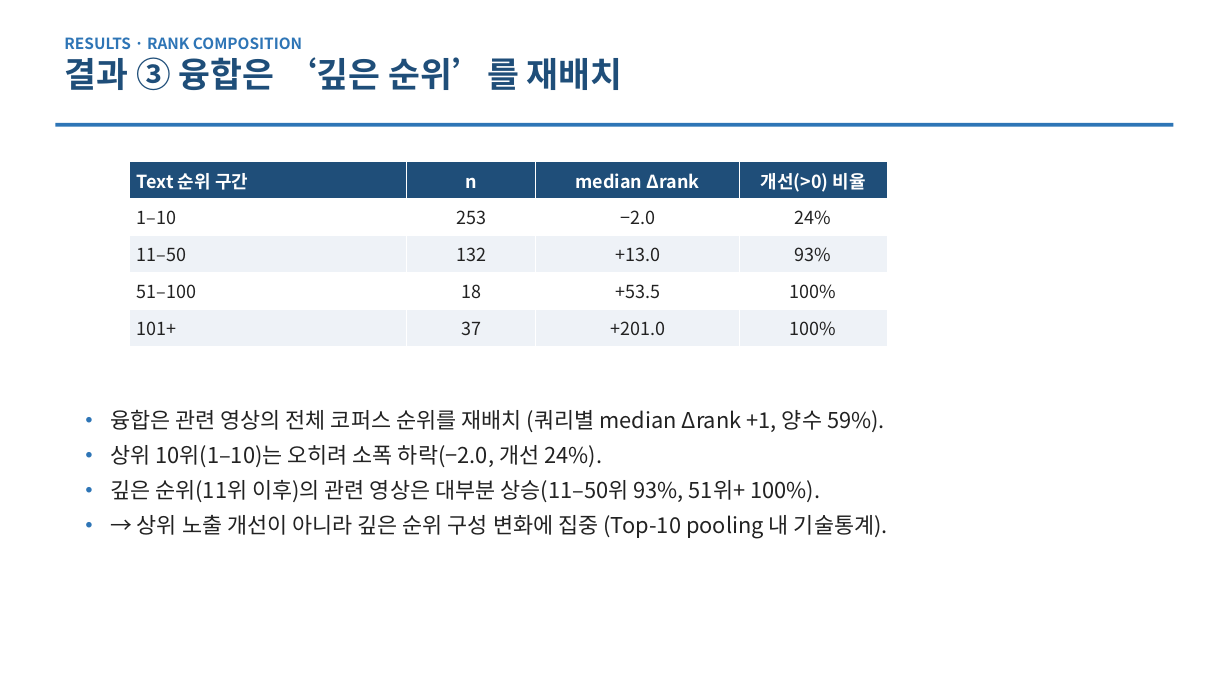
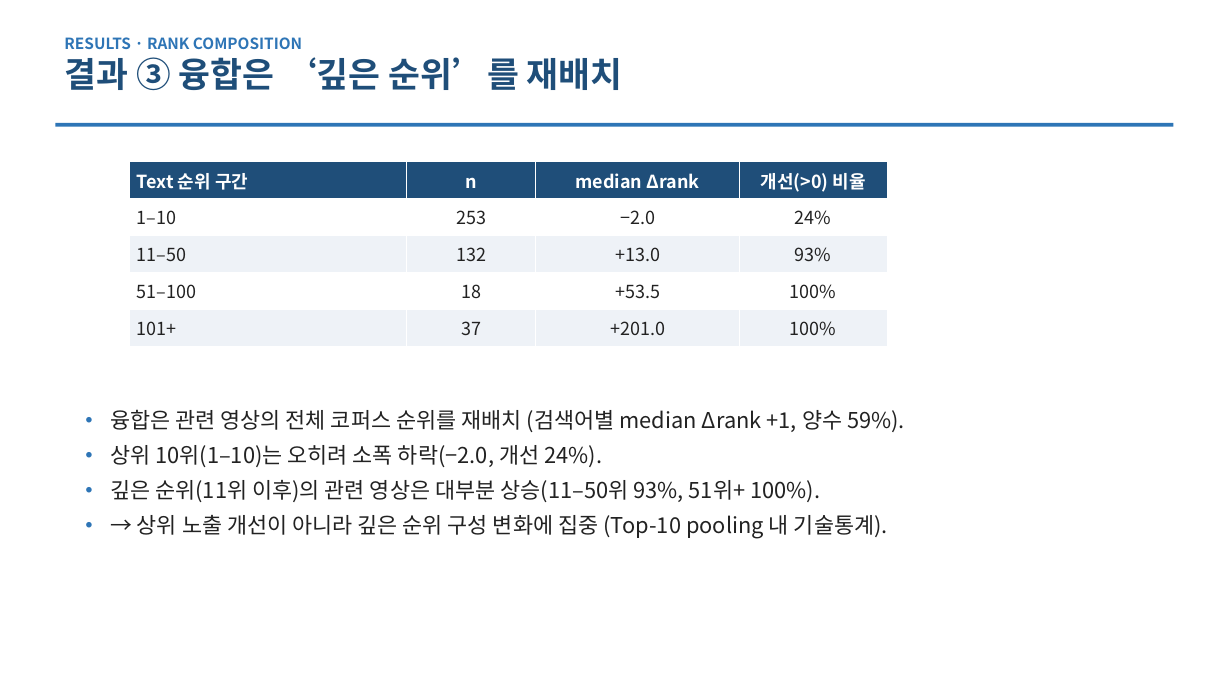
Before and after one commit to ThirdActiveDataExTech/thirdparty-metadata-ingestion, a slide deck: slide 10 of docs/research/P05_thumbnail_fusion/paper_KIICE_발표초안.pptx. Drawn at 1232x693 pixels with LibreOffice and Linux fonts; fonts in the diff are those of the drawing. Boxes give left, top, right and bottom in pixels: in the first picture for what was removed or moved away, otherwise in the second. Text is boxed around its words. In the diff, an @@ line names an element or a change of style, - is before the commit and + after.

```diff
--- a/docs/research/P05_thumbnail_fusion/paper_KIICE_발표초안.pptx
+++ b/docs/research/P05_thumbnail_fusion/paper_KIICE_발표초안.pptx
@@ text at (110,409,905,432): text changed @@
-• 융합은 관련 영상의 전체 코퍼스 순위를 재배치 (쿼리별 median Δrank +1, 양수 59%).
+• 융합은 관련 영상의 전체 코퍼스 순위를 재배치 (검색어별 median Δrank +1, 양수 59%).
```
Also in this commit, not shown: 7 other slides changed, 4 other files.
